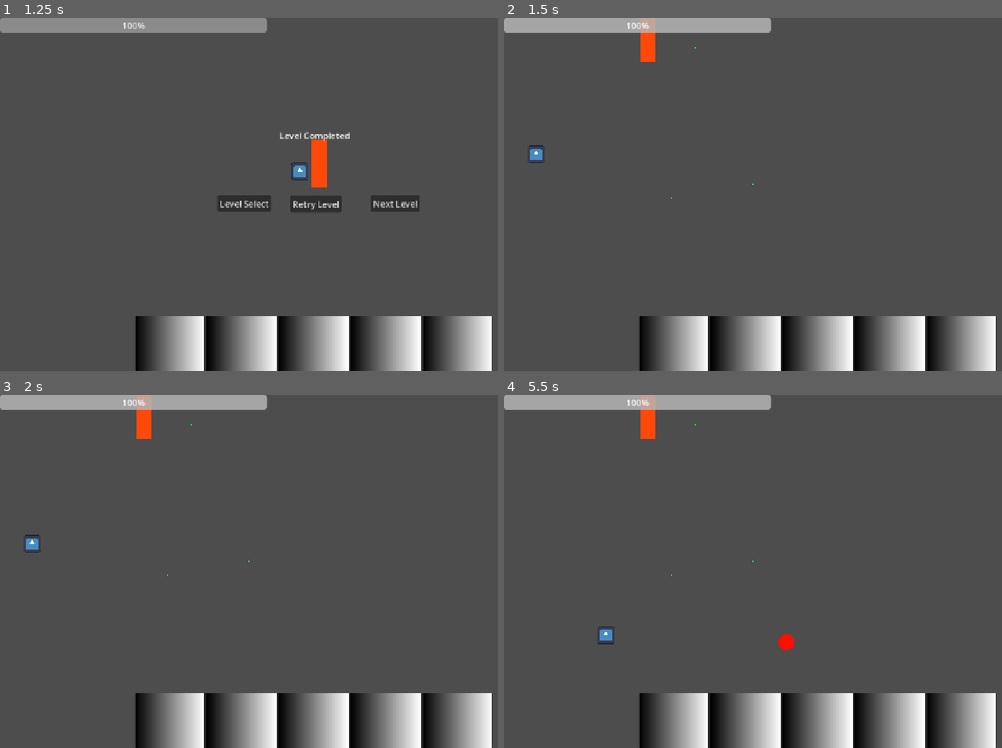
Above: before the commit, frames 1-4 (two rows, left to right).
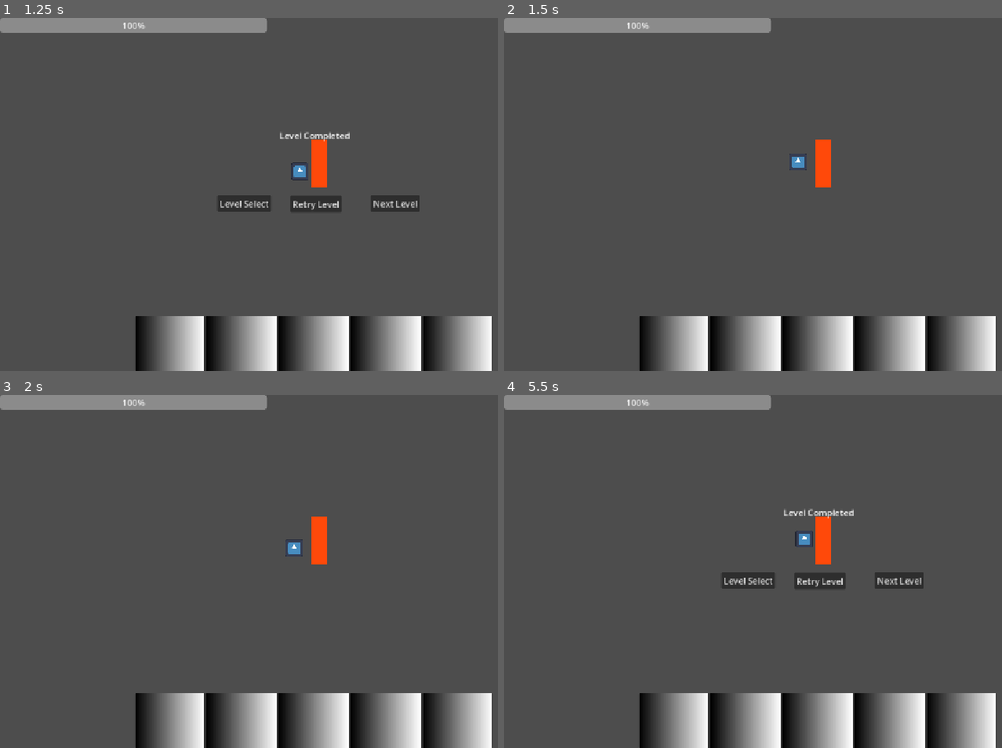
Above: after the commit, the same moments.

Repository: Cayuga007/summer-summit-2026
Game: Godot game, scene res://Levels/Level_2.tscn
Two runs of this game, one before a commit and one after it. Both use one fixed random seed, a clock stepped at 60 frames per second and the inputs below. This scene is started directly instead of the project's main scene. The engine's default icon, where the game draws it, is replaced by a stand-in: a white triangle on a blue panel in a dark square.
Inputs (mouse positions are in pixels of both pictures, inside the frame that each line leads up to):
- Up to frame 1 (1.25 s): move the mouse to (453, 176) at 0.52 s; hold D (right) from 0.53 s (still down); click (453, 176) at 0.67 s; tap Space (jump) at 0.77 s
- Up to frame 2 (1.5 s): release D (right) at 1.25 s; click "Retry Level" at 1.25 s
- Up to frame 3 (2 s): no input
- Up to frame 4 (5.5 s): tap Enter at 2 s; move the mouse to (693, 589) at 2.02 s; hold D (right) 2.03-2.75 s; tap Space (jump) at 2.27, 4.52, 5.27 s; click (817, 582) at 2.75 s, where only the run after the commit has a clickable "Retry Level"; tap R (Reset) at 3.5 s; move the mouse to (882, 493) at 3.52 s; hold A (left) 3.53-4.28 s; move the mouse to (787, 642) at 4.27 s; hold D (right) from 4.28 s (still down); click (787, 642) at 4.42 s; move the mouse to (outside the picture) at 5.02 s

Frame 1 is identical in both runs. In frame 2, 3.1% of the frame differs, in the area x 0-66%, y 0-52%; in frame 3, 3.1%; in frame 4, 4.6%, in the area x 0-85%, y 0-73%.

Commit message:
added spike behaviour to floor and ceiling

Diff:
--- a/Levels/Level_1.tscn
+++ b/Levels/Level_1.tscn
@@ -11,6 +11,8 @@
 [ext_resource type="PackedScene" uid="uid://c1l05i3hik58a" path="res://paintbrush.tscn" id="9_x75k1"]
 
 [sub_resource type="WorldBoundaryShape2D" id="WorldBoundaryShape2D_8a5oj"]
+
+[sub_resource type="WorldBoundaryShape2D" id="WorldBoundaryShape2D_x75k1"]
 
 [node name="Level_1" type="Node2D" unique_id=57220166]
 script = ExtResource("1_wsn87")
@@ -31,16 +33,33 @@
 position = Vector2(1206.0001, 551)
 
 [node name="Wall" type="StaticBody2D" parent="." unique_id=1065250732]
+position = Vector2(0, 280)
 rotation = 1.5707964
 
 [node name="CollisionShape2D" type="CollisionShape2D" parent="Wall" unique_id=1171622603]
-position = Vector2(290, 1.9999876)
+position = Vector2(-1, 2)
 shape = SubResource("WorldBoundaryShape2D_8a5oj")
 
+[node name="Wall2" type="StaticBody2D" parent="." unique_id=490583263]
+position = Vector2(2304, 166)
+rotation = -1.5707964
+
+[node name="CollisionShape2D" type="CollisionShape2D" parent="Wall2" unique_id=1395507263]
+position = Vector2(-1, 1.9999748)
+shape = SubResource("WorldBoundaryShape2D_x75k1")
+
 [node name="Floor" type="StaticBody2D" parent="." unique_id=905060382]
+position = Vector2(2, 907)
 
 [node name="CollisionShape2D" type="CollisionShape2D" parent="Floor" unique_id=2004289120]
-position = Vector2(4, 644)
+position = Vector2(4, 1)
+shape = SubResource("WorldBoundaryShape2D_8a5oj")
+
+[node name="Ceiling" type="StaticBody2D" parent="." unique_id=905060383]
+position = Vector2(33, -390)
+rotation = -3.1415925
+
+[node name="CollisionShape2D" type="CollisionShape2D" parent="Ceiling" unique_id=2004289121]
 shape = SubResource("WorldBoundaryShape2D_8a5oj")
 
 [node name="VictoryDoor" parent="." unique_id=619035289 instance=ExtResource("3_nl7va")]
@@ -58,11 +77,4 @@
 position = Vector2(700.00006, -280)
 scale = Vector2(4, 4)
 
-[node name="Ceiling" type="StaticBody2D" parent="." unique_id=905060383]
-position = Vector2(4, -400)
-rotation = 3.1415927
-
-[node name="CollisionShape2D" type="CollisionShape2D" parent="Ceiling" unique_id=2004289121]
-shape = SubResource("WorldBoundaryShape2D_8a5oj")
-
 [node name="Paintbrush" parent="." unique_id=1638959940 instance=ExtResource("9_x75k1")]
--- a/Levels/Level_2.tscn
+++ b/Levels/Level_2.tscn
@@ -10,7 +10,10 @@
 
 [sub_resource type="WorldBoundaryShape2D" id="WorldBoundaryShape2D_8a5oj"]
 
+[sub_resource type="WorldBoundaryShape2D" id="WorldBoundaryShape2D_vb2uo"]
+
 [node name="Level_2" type="Node2D" unique_id=1928027646]
+position = Vector2(0, -1)
 script = ExtResource("1_7ubt2")
 
 [node name="LevelCompleted" parent="." unique_id=1178533321 instance=ExtResource("2_tfynm")]
@@ -29,14 +32,30 @@
 rotation = 1.5707964
 
 [node name="CollisionShape2D" type="CollisionShape2D" parent="Wall" unique_id=1790808192]
-position = Vector2(290, 1.9999876)
+position = Vector2(0, 2)
+shape = SubResource("WorldBoundaryShape2D_8a5oj")
+
+[node name="Wall2" type="StaticBody2D" parent="." unique_id=521107091]
+position = Vector2(2295, 631)
+rotation = -1.5707964
+
+[node name="CollisionShape2D" type="CollisionShape2D" parent="Wall2" unique_id=822386779]
+position = Vector2(-1, 1.9999748)
 shape = SubResource("WorldBoundaryShape2D_8a5oj")
 
 [node name="Floor" type="StaticBody2D" parent="." unique_id=1353415659]
+position = Vector2(0, 903)
 
 [node name="CollisionShape2D" type="CollisionShape2D" parent="Floor" unique_id=1412386952]
-position = Vector2(4, 644)
+position = Vector2(4, -1)
 shape = SubResource("WorldBoundaryShape2D_8a5oj")
+
+[node name="Ceiling" type="StaticBody2D" parent="." unique_id=1152354968]
+position = Vector2(4, -400)
+rotation = -3.1415925
+
+[node name="CollisionShape2D" type="CollisionShape2D" parent="Ceiling" unique_id=543918834]
+shape = SubResource("WorldBoundaryShape2D_vb2uo")
 
 [node name="VictoryDoor" parent="." unique_id=1062209962 instance=ExtResource("5_t5q4t")]
 position = Vector2(1171, 144)
--- a/Levels/Level_3.tscn
+++ b/Levels/Level_3.tscn
@@ -7,7 +7,11 @@
 [ext_resource type="PackedScene" uid="uid://cm1hyrx840p0x" path="res://victory_door.tscn" id="5_fwchg"]
 [ext_resource type="PackedScene" uid="uid://3x3t13qaswo7" path="res://platforms/GravityPlatform.tscn" id="6_usv5v"]
 
+[sub_resource type="WorldBoundaryShape2D" id="WorldBoundaryShape2D_usv5v"]
+
 [sub_resource type="WorldBoundaryShape2D" id="WorldBoundaryShape2D_8a5oj"]
+
+[sub_resource type="WorldBoundaryShape2D" id="WorldBoundaryShape2D_aig73"]
 
 [node name="Level_3" type="Node2D" unique_id=1472610650]
 script = ExtResource("1_67bi5")
@@ -27,17 +31,33 @@
 [node name="Platform" parent="Platform" unique_id=1367768912 instance=ExtResource("4_c0thm")]
 position = Vector2(87.92307, 254)
 
+[node name="Ceiling" type="StaticBody2D" parent="." unique_id=71847860]
+position = Vector2(4, -400)
+rotation = -3.1415925
+
+[node name="CollisionShape2D" type="CollisionShape2D" parent="Ceiling" unique_id=536358520]
+shape = SubResource("WorldBoundaryShape2D_usv5v")
+
 [node name="Wall" type="StaticBody2D" parent="." unique_id=2128021129]
 rotation = 1.5707964
 
 [node name="CollisionShape2D" type="CollisionShape2D" parent="Wall" unique_id=1376913253]
-position = Vector2(290, 1.9999876)
+position = Vector2(0, 2)
 shape = SubResource("WorldBoundaryShape2D_8a5oj")
 
+[node name="Wall2" type="StaticBody2D" parent="." unique_id=2105457073]
+position = Vector2(2302, 267)
+rotation = -1.5707964
+
+[node name="CollisionShape2D" type="CollisionShape2D" parent="Wall2" unique_id=1538433911]
+position = Vector2(-1, 1.9999748)
+shape = SubResource("WorldBoundaryShape2D_aig73")
+
 [node name="Floor" type="StaticBody2D" parent="." unique_id=1246017605]
+position = Vector2(0, 647)
 
 [node name="CollisionShape2D" type="CollisionShape2D" parent="Floor" unique_id=757868348]
-position = Vector2(4, 644)
+position = Vector2(4, -1)
 shape = SubResource("WorldBoundaryShape2D_8a5oj")
 
 [node name="VictoryDoor" parent="." unique_id=631303900 instance=ExtResource("5_fwchg")]
--- a/Levels/Level_4.tscn
+++ b/Levels/Level_4.tscn
@@ -7,7 +7,11 @@
 [ext_resource type="PackedScene" uid="uid://3x3t13qaswo7" path="res://platforms/GravityPlatform.tscn" id="5_gxrhw"]
 [ext_resource type="PackedScene" uid="uid://cm1hyrx840p0x" path="res://victory_door.tscn" id="5_xlqhf"]
 
+[sub_resource type="WorldBoundaryShape2D" id="WorldBoundaryShape2D_gxrhw"]
+
 [sub_resource type="WorldBoundaryShape2D" id="WorldBoundaryShape2D_8a5oj"]
+
+[sub_resource type="WorldBoundaryShape2D" id="WorldBoundaryShape2D_a03ay"]
 
 [node name="Level_4" type="Node2D" unique_id=849106516]
 script = ExtResource("1_7hq0g")
@@ -31,12 +35,27 @@
 [node name="GravityPlatform" parent="Platform" unique_id=1487216132 instance=ExtResource("5_gxrhw")]
 position = Vector2(1660, 82)
 
+[node name="Ceiling" type="StaticBody2D" parent="." unique_id=649251804]
+position = Vector2(4, -400)
+rotation = -3.1415925
+
+[node name="CollisionShape2D" type="CollisionShape2D" parent="Ceiling" unique_id=548931395]
+shape = SubResource("WorldBoundaryShape2D_gxrhw")
+
 [node name="Wall" type="StaticBody2D" parent="." unique_id=1645398664]
 rotation = 1.5707964
 
 [node name="CollisionShape2D" type="CollisionShape2D" parent="Wall" unique_id=1108229782]
 position = Vector2(290, 1.9999876)
 shape = SubResource("WorldBoundaryShape2D_8a5oj")
+
+[node name="Wall2" type="StaticBody2D" parent="." unique_id=1541380902]
+position = Vector2(2302, 300)
+rotation = -1.5707964
+
+[node name="CollisionShape2D" type="CollisionShape2D" parent="Wall2" unique_id=459920311]
+position = Vector2(-1, 1.9999748)
+shape = SubResource("WorldBoundaryShape2D_a03ay")
 
 [node name="Floor" type="StaticBody2D" parent="." unique_id=369633631]
 
--- a/Scripts/Level_manager.gd
+++ b/Scripts/Level_manager.gd
@@ -41,7 +41,17 @@
 	get_tree().change_scene_to_file(LEVELS[current_index])
 
 
+func sync_current_index_from_scene() -> void:
+	var scene := get_tree().current_scene
+	if scene == null:
+		return
+	var idx := LEVELS.find(scene.scene_file_path)
+	if idx >= 0:
+		current_index = idx
+
+
 func retry() -> void:
+	sync_current_index_from_scene()
 	load_level(current_index)
 
 
--- a/Scripts/level.gd
+++ b/Scripts/level.gd
@@ -4,13 +4,31 @@
 const PAINTBRUSH = preload("res://paintbrush.tscn")
 
 var pause_menu: CanvasLayer
+var _resetting := false
 
 
 func _ready() -> void:
+	LevelManager.sync_current_index_from_scene()
 	add_child(PAINTBRUSH.instantiate())
 	$VictoryDoor.level_completed.connect(_on_level_completed)
 	pause_menu = PAUSE_MENU.instantiate()
 	add_child(pause_menu)
+
+
+func _physics_process(_delta: float) -> void:
+	if _resetting or get_tree().paused:
+		return
+	if has_node("LevelCompleted") and $LevelCompleted.visible:
+		return
+	var player := get_node_or_null("Player") as CharacterBody2D
+	if player == null:
+		return
+	for i in player.get_slide_collision_count():
+		var collider := player.get_slide_collision(i).get_collider()
+		if collider is Node and collider.name in ["Floor", "Ceiling"]:
+			_resetting = true
+			LevelManager.retry()
+			return
 
 
 func _on_level_completed() -> void:
